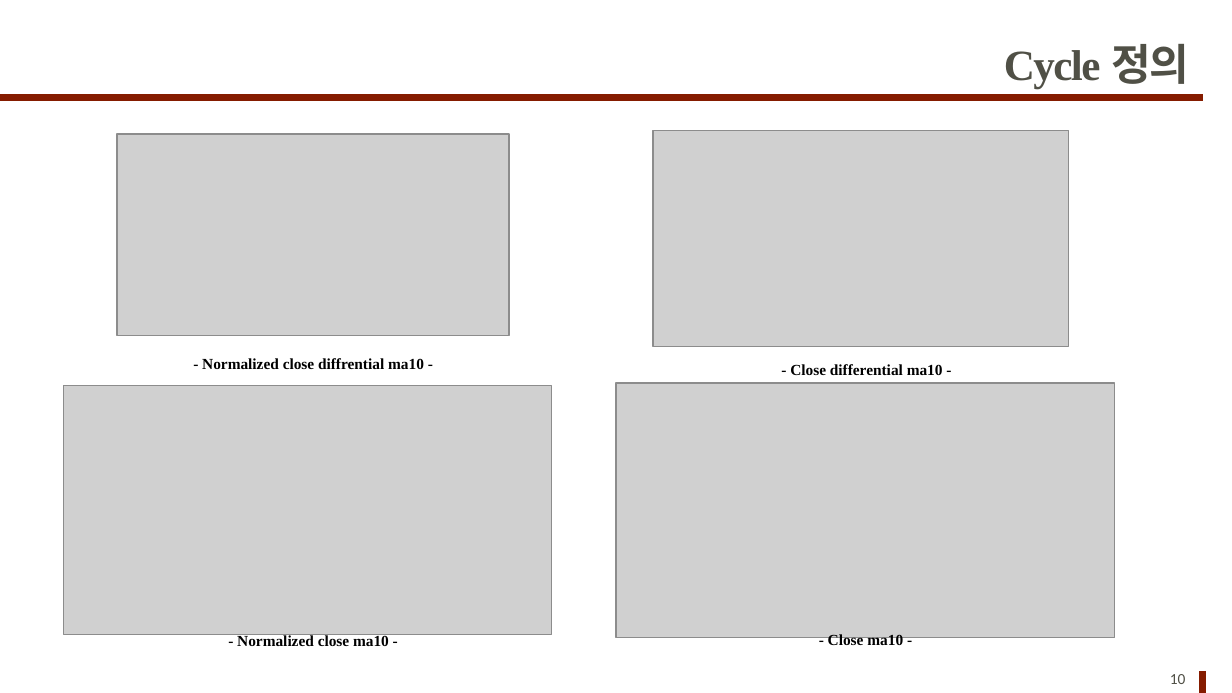
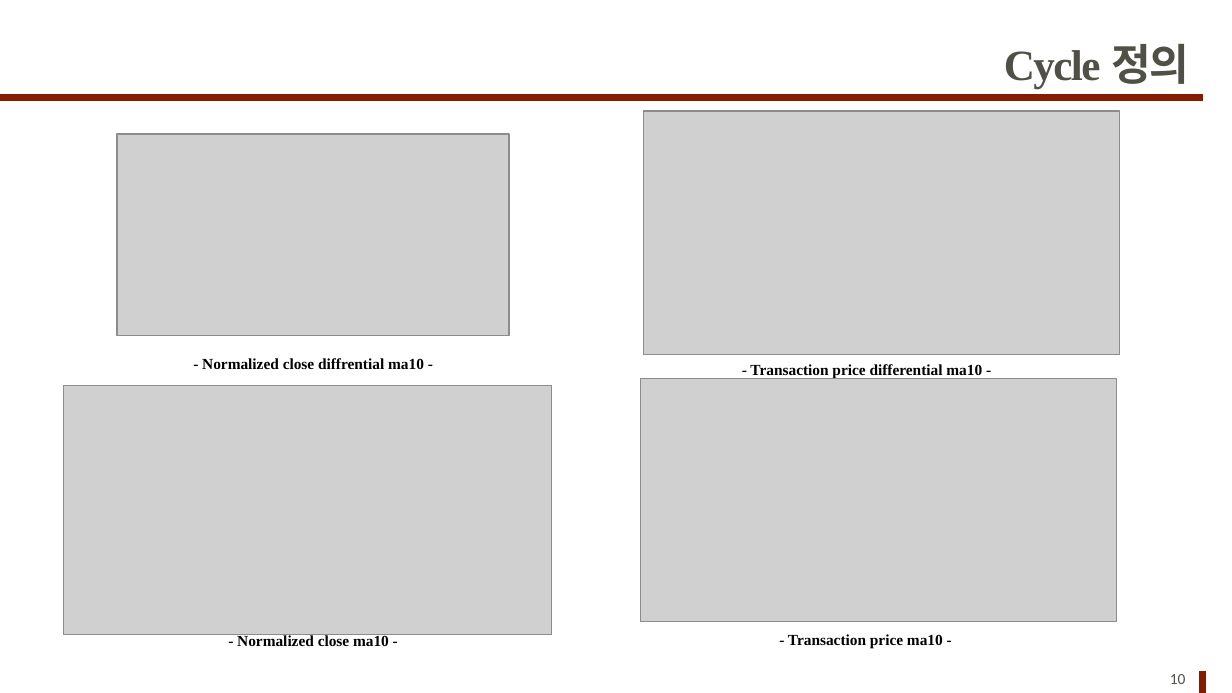
Before and after one commit to pathofexile7777/stock_cycle_prediction, a slide deck: slide 10 of 현황.pptx. Drawn at 1232x693 pixels with LibreOffice and Linux fonts; fonts in the diff are those of the drawing; grey boxes stand for pictures. Boxes give left, top, right and bottom in pixels: in the first picture for what was removed or moved away, otherwise in the second. Text is boxed around its words. In the diff, an @@ line names an element or a change of style, - is before the commit and + after.

```diff
--- a/현황.pptx
+++ b/현황.pptx
@@ picture: place and size @@
-picture at (653, 131, 1069, 347)
+picture at (644, 111, 1121, 354)
@@ picture: place and size @@
-picture at (617, 383, 1116, 638)
+picture at (641, 379, 1118, 622)
@@ text at (750, 364, 982, 378): text changed @@
-- Close differential ma10 -
+- Transaction price differential ma10 -
@@ text at (788, 634, 943, 649): text changed @@
-- Close ma10 -
+- Transaction price ma10 -
```
Also in this commit, not shown: 1 other slide changed, 3 slides added, 11 other files.
